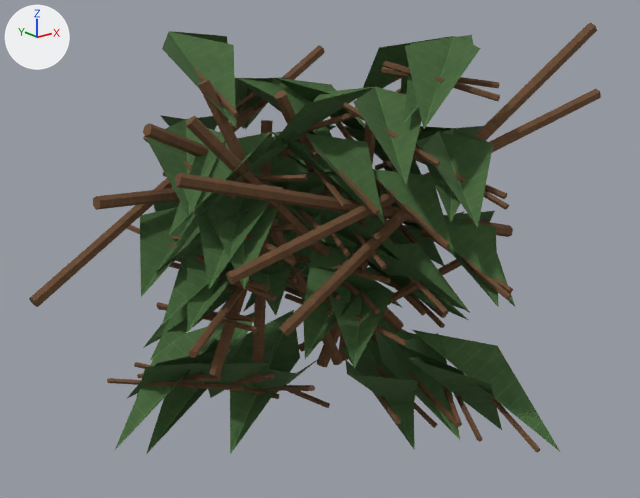
Before and after pictures for a commit that changed the OBJ model Assets/ProjectOEN/ProductionArt/Meshes/environment_set_dressing/en-009_broadleaf_bush_set__dense.obj.
Rendered twice from a 50 mm lens placed at (-1.279, -1.627, 0.994), pointed at (0.025, 0.003, 0.341). Every picture has the same lights, and +X, +Y and +Z are marked at upper left. The picture after the commit comes second. Where no turn or scale is listed for an object, it has been applied to the vertices. Vertices at exactly the same position are counted once.

Script lines for the objects in view, before the commit:
```python
me_en_009_broadleaf_bush_set__dense = bpy.data.meshes.new('en-009_broadleaf_bush_set__dense')
me_en_009_broadleaf_bush_set__dense.from_pydata(...)  # 1635 vertices, 2374 faces; spans x -0.645..0.644, y -0.5..0.495, z -0.196..0.876
# faces by material slot: [2192, 182]
me_en_009_broadleaf_bush_set__dense.materials.append(mat_wood)  # picture img_wood_albedo_png
me_en_009_broadleaf_bush_set__dense.materials.append(mat_leaf)  # picture img_leaf_albedo_png
ob_en_009_broadleaf_bush_set__dense = bpy.data.objects.new('en-009_broadleaf_bush_set__dense', me_en_009_broadleaf_bush_set__dense)
ob_en_009_broadleaf_bush_set__dense.location = (0.0, 0.0, 0.0)
```
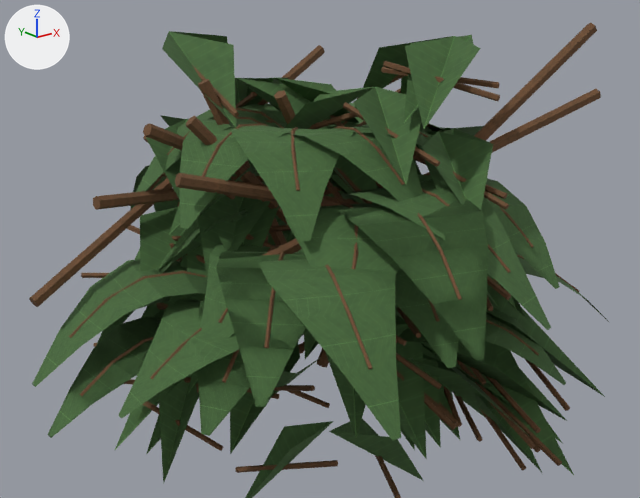
Changed parts and their boxes [x1, y1, x2, y2] in the pictures (640 x 498 px):
```json
{"object": "en-009_broadleaf_bush_set__dense", "change": "reshaped", "before": [29, 23, 601, 454], "after": [29, 23, 609, 498]}
{"part": 1, "of": "me_en_009_broadleaf_bush_set__dense", "change": "added", "after": [424, 392, 458, 425]}
{"part": 2, "of": "me_en_009_broadleaf_bush_set__dense", "change": "added", "after": [396, 307, 421, 338]}
{"part": 3, "of": "me_en_009_broadleaf_bush_set__dense", "change": "added", "after": [457, 360, 491, 396]}
{"part": 4, "of": "me_en_009_broadleaf_bush_set__dense", "change": "added", "after": [489, 395, 535, 449]}
{"part": 5, "of": "me_en_009_broadleaf_bush_set__dense", "change": "added", "after": [468, 366, 486, 385]}
{"part": 6, "of": "me_en_009_broadleaf_bush_set__dense", "change": "added", "after": [486, 376, 541, 433]}
{"part": 7, "of": "me_en_009_broadleaf_bush_set__dense", "change": "added", "after": [32, 103, 609, 498], "on screen": "green"}
```

Scene script edits in JSON lines:
```json
{"block": "me_en_009_broadleaf_bush_set__dense", "where": "# used by ob_en_009_broadleaf_bush_set__dense; location = (0.0, 0.0, 0.0)"}
{"op": "remove", "block": "me_en_009_broadleaf_bush_set__dense", "code": "me_en_009_broadleaf_bush_set__dense.from_pydata(...)  # 1635 vertices, 2374 faces; spans x -0.645..0.644, y -0.5..0.495, z -0.196..0.876"}
{"op": "add", "block": "me_en_009_broadleaf_bush_set__dense", "code": "me_en_009_broadleaf_bush_set__dense.from_pydata(...)  # 4622 vertices, 7474 faces; spans x -0.683..0.703, y -0.669..0.69, z -0.216..0.876"}
{"block": "me_en_009_broadleaf_bush_set__dense", "change": "me_en_009_broadleaf_bush_set__dense part 1: the loose piece of 12 vertices spanning x -0.018..0.236, y -0.307..0.047, z 0.066..0.365 is copied, and the copy is multiplied about its middle by the matrix ((0.544, -0.15, -0.537), (-0.462, 0.299, -0.551), (0.312, 0.704, 0.12)), then moved by (0.011, -0.057, -0.166); it spans x 0.1..0.141, y -0.374..-0.001, z -0.021..0.122"}
{"block": "me_en_009_broadleaf_bush_set__dense", "change": "me_en_009_broadleaf_bush_set__dense part 2: the loose piece of 12 vertices spanning x -0.018..0.236, y -0.307..0.047, z 0.066..0.365 is copied, and the copy is multiplied about its middle by the matrix ((0.077, 0.759, 0.156), (-0.489, 0.17, -0.582), (-0.602, -0.04, 0.493)), then moved by (0.02, -0.039, 0.003); it spans x 0.025..0.232, y -0.342..0.004, z 0.206..0.229"}
{"block": "me_en_009_broadleaf_bush_set__dense", "change": "me_en_009_broadleaf_bush_set__dense part 3: the loose piece of 12 vertices spanning x 0.141..0.393, y -0.438..-0.074, z -0.044..-0.028 is copied, and the copy is multiplied about its middle by the matrix ((0.092, -0.016, -1.066), (0.167, 1.057, -0.002), (1.053, -0.167, 0.094)), then moved by (-0.015, 0.09, 0.155); it spans x 0.235..0.267, y -0.378..0.046, z 0.015..0.221"}
{"block": "me_en_009_broadleaf_bush_set__dense", "change": "me_en_009_broadleaf_bush_set__dense part 4: the loose piece of 12 vertices spanning x 0.141..0.393, y -0.438..-0.074, z -0.044..-0.028 is copied, and the copy is multiplied about its middle by the matrix ((0.48, -0.122, -0.949), (0.259, 1.038, -0.003), (0.921, -0.228, 0.495)), then moved by (-0.018, -0.062, 0.074); it spans x 0.204..0.291, y -0.537..-0.099, z -0.038..0.113"}
{"block": "me_en_009_broadleaf_bush_set__dense", "change": "me_en_009_broadleaf_bush_set__dense part 5: the loose piece of 12 vertices spanning x 0.141..0.393, y -0.438..-0.074, z -0.044..-0.028 is copied, and the copy is multiplied about its middle by the matrix ((0.381, -0.062, -0.824), (0.142, 0.899, -0.001), (0.814, -0.128, 0.386)), then moved by (-0.003, 0.064, 0.17); it spans x 0.221..0.306, y -0.372..-0.011, z 0.053..0.214"}
{"block": "me_en_009_broadleaf_bush_set__dense", "change": "me_en_009_broadleaf_bush_set__dense part 6: the loose piece of 12 vertices spanning x 0.291..0.359, y -0.49..-0.086, z -0.101..0.062 is copied, and the copy is multiplied about its middle by the matrix ((0.802, -0.024, 0.429), (0.011, 0.909, 0.03), (-0.429, -0.021, 0.802)), then moved by (-0.053, -0.066, 0.069); it spans x 0.216..0.328, y -0.54..-0.167, z 0.0..0.102"}
{"block": "me_en_009_broadleaf_bush_set__dense", "change": "me_en_009_broadleaf_bush_set__dense part 7: 2843 vertices added at x -0.683..0.703, y -0.669..0.69, z -0.216..0.677"}
{"block": "me_en_009_broadleaf_bush_set__dense", "change": "other edits to the shape of me_en_009_broadleaf_bush_set__dense do not show in these pictures"}
```
